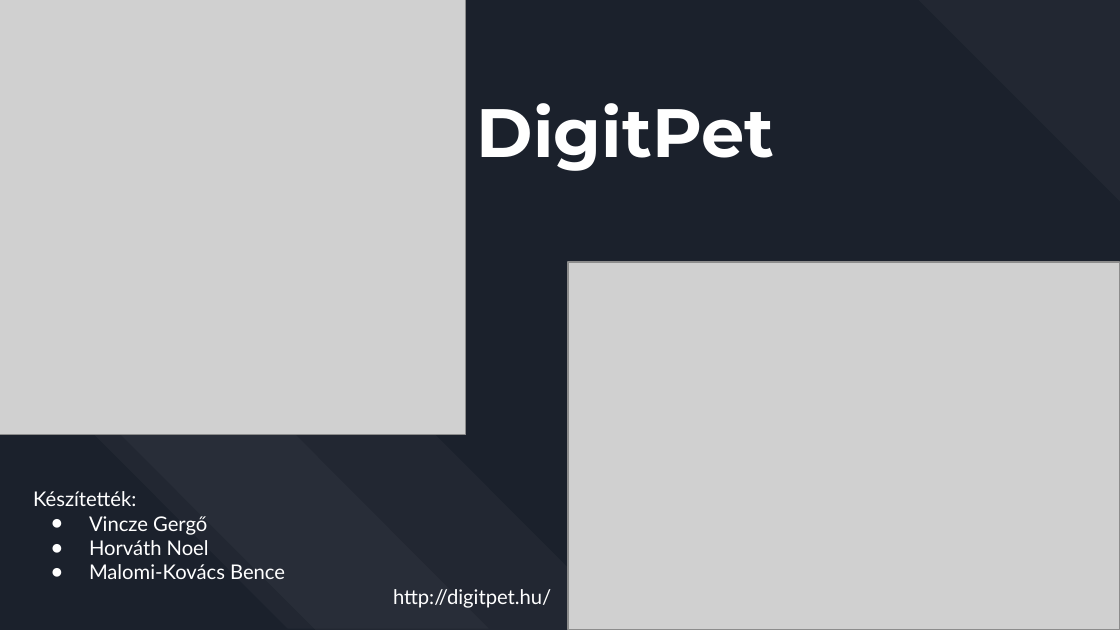
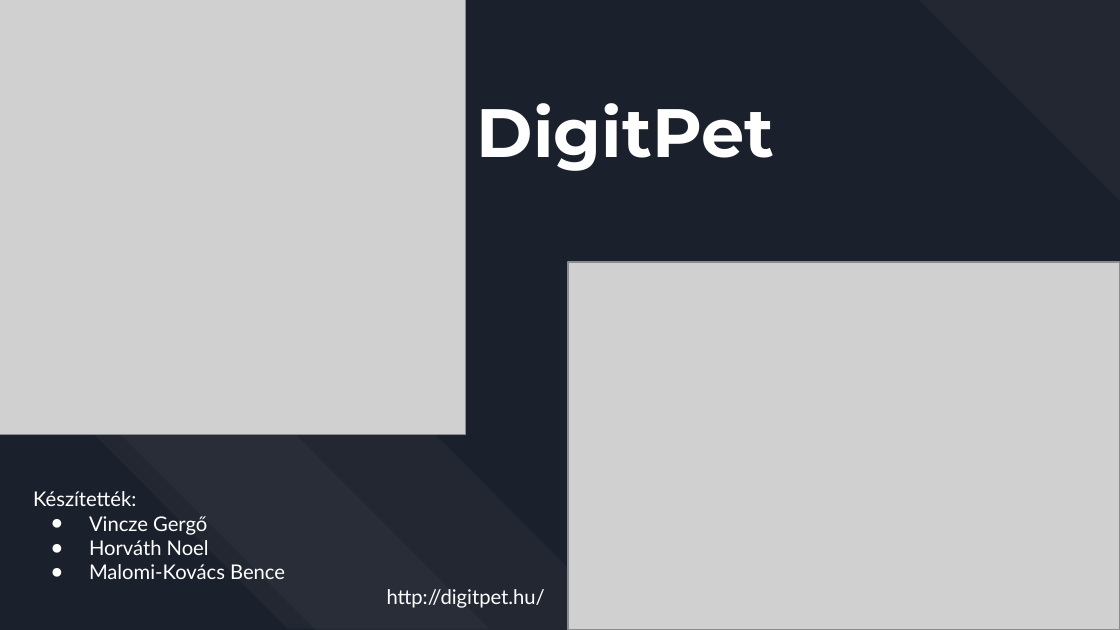
Before and after one commit to VGeri21/DigitPET, a slide deck: slide 1 of DigitPet.pptx. Drawn at 1120x630 pixels with LibreOffice and Linux fonts; fonts in the diff are those of the drawing; grey boxes stand for pictures. Boxes give left, top, right and bottom in pixels: in the first picture for what was removed or moved away, otherwise in the second. Text is boxed around its words. In the diff, an @@ line names an element or a change of style, - is before the commit and + after.

```diff
--- a/DigitPet.pptx
+++ b/DigitPet.pptx
@@ text "http://digitpet.hu/": place and size @@
-text "http://digitpet.hu/" at [393, 589, 551, 608]
+text "http://digitpet.hu/" at [387, 589, 545, 608]
```
Also in this commit, not shown: 1 other slide changed, 1 slide added, 1 other file.
